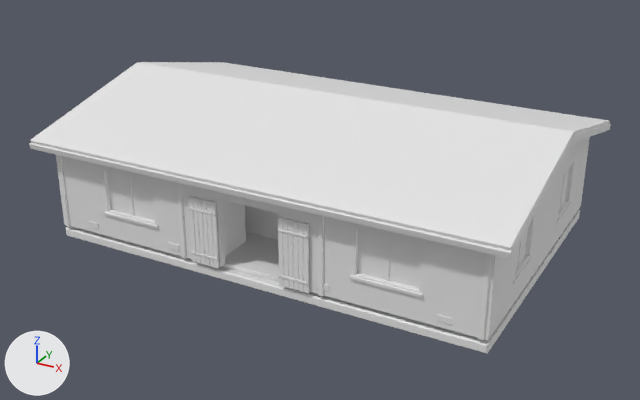
What one commit did to the FBX model Assets/Resources/Village/Expansion/VillageExpansion3D.fbx.
Camera for both pictures: a 50 mm camera at (15.9, -29.7, 15.5) aimed at (-0.2, -0.3, 0.8). Lighting does not change. The marker at lower left points along +X, +Y and +Z. The picture after the commit comes second. Where no turn or scale is listed for an object, it has been applied to the vertices.

The scene before the commit, as lines of its bpy script (objects in view):
```python
me_geo_expansion_skilodge_opendoorleaves = bpy.data.meshes.new('GEO_Expansion_SkiLodge_OpenDoorLeaves')
me_geo_expansion_skilodge_opendoorleaves.from_pydata(...)  # 256 vertices, 224 faces; spans x -2.49..2.49, y -6.16..-6.05, z 0.0..2.64
me_geo_expansion_skilodge_opendoorleaves.materials.append(mat_geo_expansion_skilodge_opendoorleaves_review)  # white #e7e7e7
me_geo_expansion_skilodge_wallandceilingtimbers = bpy.data.meshes.new('GEO_Expansion_SkiLodge_WallAndCeilingTimbers')
me_geo_expansion_skilodge_wallandceilingtimbers.from_pydata(...)  # 224 vertices, 196 faces; spans x -9.1..9.1, y -6.1..6.1, z 0.0..3.6
me_geo_expansion_skilodge_wallandceilingtimbers.materials.append(mat_geo_expansion_skilodge_wallandceilingtimbers_review)  # white #e7e7e7
me_geo_expansion_skilodge_windowframes = bpy.data.meshes.new('GEO_Expansion_SkiLodge_WindowFrames')
me_geo_expansion_skilodge_windowframes.from_pydata(...)  # 864 vertices, 756 faces; spans x -9.1..9.1, y -6.1..6.1, z 1.0..2.9
me_geo_expansion_skilodge_windowframes.materials.append(mat_geo_expansion_skilodge_windowframes_review)  # white #e7e7e7
ob_geo_expansion_skilodge_opendoorleaves = bpy.data.objects.new('GEO_Expansion_SkiLodge_OpenDoorLeaves', me_geo_expansion_skilodge_opendoorleaves)
ob_geo_expansion_skilodge_opendoorleaves.location = (0.0, 0.0, 0.0)
ob_geo_expansion_skilodge_wallandceilingtimbers = bpy.data.objects.new('GEO_Expansion_SkiLodge_WallAndCeilingTimbers', me_geo_expansion_skilodge_wallandceilingtimbers)
ob_geo_expansion_skilodge_wallandceilingtimbers.location = (0.0, 0.0, 0.0)
ob_geo_expansion_skilodge_windowframes = bpy.data.objects.new('GEO_Expansion_SkiLodge_WindowFrames', me_geo_expansion_skilodge_windowframes)
ob_geo_expansion_skilodge_windowframes.location = (0.0, 0.0, 0.0)
# also in view: 'GEO_Expansion_SkiLodge_SideWall1' at (8.8, 0.0, 1.8); 'GEO_Expansion_SkiLodge_WindowGlass' at (0.0, 0.0, 2.0); 'GEO_Expansion_SkiLodge_RoofSnow' at (0.0, 0.0, 4.4); 'GEO_Expansion_SkiLodge_Roof' at (0.0, 0.0, 4.3); 'GEO_Expansion_SkiLodge_Vestibule-1.72' at (-1.7, -4.8, 1.4)
```
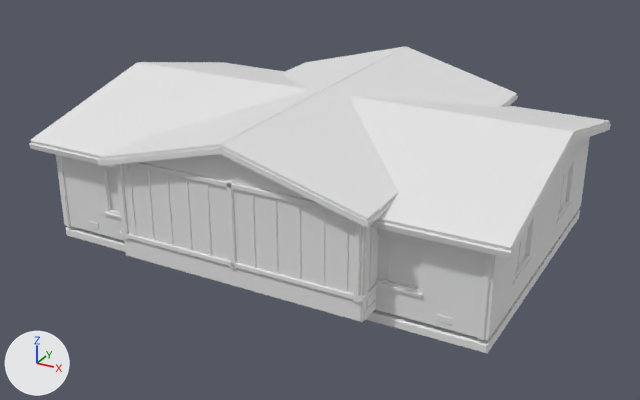
Diff of the bpy script that builds the scene:
```diff
--- a/Assets/Resources/Village/Expansion/VillageExpansion3D.fbx.py
+++ b/Assets/Resources/Village/Expansion/VillageExpansion3D.fbx.py
@@ ob_geo_expansion_tradewarehouse_structuraltimbers @@
+ob_geo_expansion_tradewarehouse_structuraltimbers = bpy.data.objects.new('GEO_Expansion_TradeWarehouse_StructuralTimbers', me_geo_expansion_tradewarehouse_structuraltimbers)  # 832 vertices, 728 faces; spans x -5.09..5.09, y -7.09..7.09, z 0.78..4.08; in mat_geo_expansion_tradewarehouse_structuraltimbers_review (white #e7e7e7)
+ob_geo_expansion_tradewarehouse_structuraltimbers.location = (0.0, 0.0, 0.0)
@@ ob_geo_expansion_tradewarehouse_gables @@
+ob_geo_expansion_tradewarehouse_gables = bpy.data.objects.new('GEO_Expansion_TradeWarehouse_Gables', me_geo_expansion_tradewarehouse_gables)  # 12 vertices, 10 faces; spans x -5.0..5.0, y -7.0..7.0, z 4.0..5.3; in mat_geo_expansion_tradewarehouse_gables_review (white #e7e7e7)
+ob_geo_expansion_tradewarehouse_gables.location = (0.0, 0.0, 0.0)
@@ ob_geo_expansion_tradewarehouse_stoneplinth @@
+ob_geo_expansion_tradewarehouse_stoneplinth = bpy.data.objects.new('GEO_Expansion_TradeWarehouse_StonePlinth', me_geo_expansion_tradewarehouse_stoneplinth)  # 16 vertices, 14 faces; spans x -5.0..5.0, y -7.0..7.0, z 0.0..0.8; in mat_geo_expansion_tradewarehouse_stoneplinth_review (white #e7e7e7)
+ob_geo_expansion_tradewarehouse_stoneplinth.location = (0.0, 0.0, 0.0)
@@ ob_geo_expansion_tradewarehouse_closedwalls @@
+ob_geo_expansion_tradewarehouse_closedwalls = bpy.data.objects.new('GEO_Expansion_TradeWarehouse_ClosedWalls', me_geo_expansion_tradewarehouse_closedwalls)  # 44 vertices, 42 faces; spans x -5.0..4.72, y -7.0..7.0, z 0.8..4.0; in mat_geo_expansion_tradewarehouse_closedwalls_review (white #e7e7e7)
+ob_geo_expansion_tradewarehouse_closedwalls.location = (0.0, 0.0, 0.0)
@@ ob_geo_expansion_tradewarehouse_plinthcourses @@
+ob_geo_expansion_tradewarehouse_plinthcourses = bpy.data.objects.new('GEO_Expansion_TradeWarehouse_PlinthCourses', me_geo_expansion_tradewarehouse_plinthcourses)  # 656 vertices, 574 faces; spans x -5.03..5.03, y -6.82..6.41, z 0.02..0.75; in mat_geo_expansion_tradewarehouse_plinthcourses_review (white #e7e7e7)
+ob_geo_expansion_tradewarehouse_plinthcourses.location = (0.0, 0.0, 0.0)
@@ ob_geo_expansion_tradewarehouse_loadingwall @@
+ob_geo_expansion_tradewarehouse_loadingwall = bpy.data.objects.new('GEO_Expansion_TradeWarehouse_LoadingWall', me_geo_expansion_tradewarehouse_loadingwall)  # 44 vertices, 42 faces; spans x 4.72..5.0, y -7.0..7.0, z 0.8..4.0; in mat_geo_expansion_tradewarehouse_loadingwall_review (white #e7e7e7)
+ob_geo_expansion_tradewarehouse_loadingwall.location = (0.0, 0.0, 0.0)
@@ ob_geo_expansion_tradewarehouse_roofsnow @@
+ob_geo_expansion_tradewarehouse_roofsnow = bpy.data.objects.new('GEO_Expansion_TradeWarehouse_RoofSnow', me_geo_expansion_tradewarehouse_roofsnow)  # 32 vertices, 28 faces; spans x -5.37..5.37, y -7.46..7.47, z 3.96..5.53; in mat_geo_expansion_tradewarehouse_roofsnow_review (white #e7e7e7)
+ob_geo_expansion_tradewarehouse_roofsnow.location = (0.0, 0.0, 0.0)
@@ ob_geo_expansion_tradewarehouse_roof @@
+ob_geo_expansion_tradewarehouse_roof = bpy.data.objects.new('GEO_Expansion_TradeWarehouse_Roof', me_geo_expansion_tradewarehouse_roof)  # 32 vertices, 28 faces; spans x -5.4..5.4, y -7.5..7.5, z 3.8..5.4; in mat_geo_expansion_tradewarehouse_roof_review (white #e7e7e7)
+ob_geo_expansion_tradewarehouse_roof.location = (0.0, 0.0, 0.0)
```

Location of each change, (x1, y1, x2, y2) in pixels of the pictures (640 x 400 px):
'GEO_Expansion_TradeWarehouse_RoofSnow', added
    after: (98, 47, 517, 221)
'GEO_Expansion_TradeWarehouse_ClosedWalls', added
    after: (116, 164, 355, 293)
'GEO_Expansion_TradeWarehouse_StructuralTimbers', added
    after: (116, 162, 378, 303)
'GEO_Expansion_TradeWarehouse_StonePlinth', added
    after: (124, 239, 375, 322)
'GEO_Expansion_TradeWarehouse_Gables', added
    after: (140, 154, 313, 201)
'GEO_Expansion_TradeWarehouse_Roof', added
    after: (97, 95, 518, 228)
'GEO_Expansion_TradeWarehouse_LoadingWall', added
    after: (360, 225, 379, 296)
'GEO_Expansion_TradeWarehouse_PlinthCourses', added (mostly hidden)
    after: (364, 290, 376, 320)
'GEO_Expansion_SkiLodge_OpenDoorLeaves', unchanged, covered by the edit
    before: (188, 196, 309, 293)
'GEO_Expansion_SkiLodge_Floor', unchanged, covered by the edit
    before: (223, 231, 279, 282)
